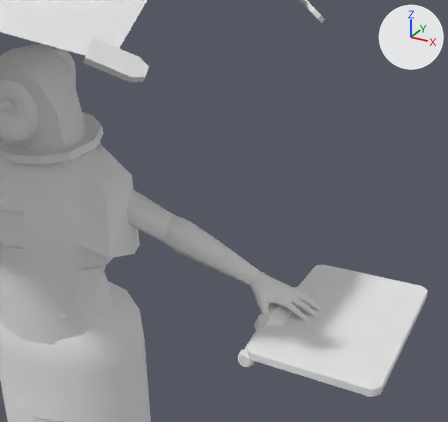
The COLLADA model objects3d/civilian4_western.dae, before and after one commit.
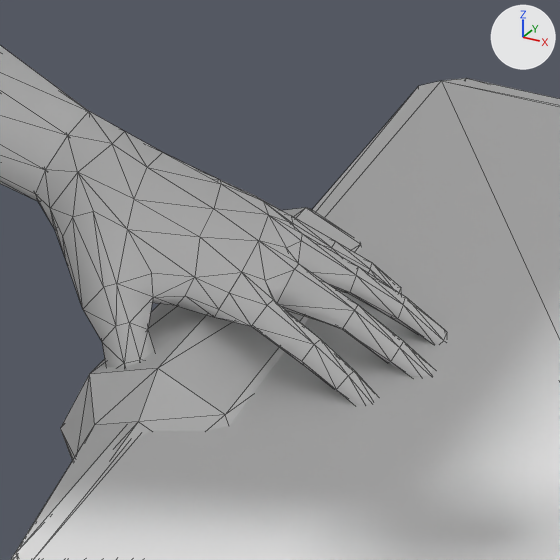
Each version is shown from a camera (50 mm lens) standing at (18.28, -17.87, 30.67) and looking at (8.35, 0.19, 21.64), then close up on the part from 54% to 76% of the width and 59% to 82% of the height. The lights are fixed; the arrows at upper right show +X, +Y and +Z. The older version's two pictures come first. The close-ups show mesh edges as thin lines. Where no turn or scale is listed for an object, it has been applied to the vertices.

The scene before the commit, as lines of its bpy script (objects in view):
```python
me_hand2mesh = bpy.data.meshes.new('Hand2Mesh')
me_hand2mesh.from_pydata(...)  # 179 vertices, 354 faces; spans x -0.23..2.67, y -0.98..0.98, z -1.03..0.27
me_hand2mesh.materials.append(mat_02___default)  # its picture is missing
me_molotowmesh = bpy.data.meshes.new('molotowMesh')
me_molotowmesh.from_pydata(...)  # 57 vertices, 110 faces; spans x -0.65..0.65, y -4.47..0.0, z -0.65..0.65
me_molotowmesh.materials.append(mat_02___default)  # its picture is missing
me_shoppingbagmesh = bpy.data.meshes.new('ShoppingBagMesh')
me_shoppingbagmesh.from_pydata(...)  # 24 vertices, 44 faces; spans x -0.29..4.25, y -3.43..3.43, z -0.09..0.29
me_shoppingbagmesh.materials.append(mat_02___default)  # its picture is missing
ob_hand2 = bpy.data.objects.new('Hand2', me_hand2mesh)
ob_hand2.location = (9.556, 0.089, 19.164)
ob_molotow = bpy.data.objects.new('molotow', me_molotowmesh)
ob_molotow.location = (10.749, 1.654, 17.886)
ob_shoppingbag = bpy.data.objects.new('ShoppingBag', me_shoppingbagmesh)
ob_shoppingbag.location = (10.968, 0.653, 18.084)
# also in view: 'LowArm2' at (7.72, 0.36, 19.86)
```
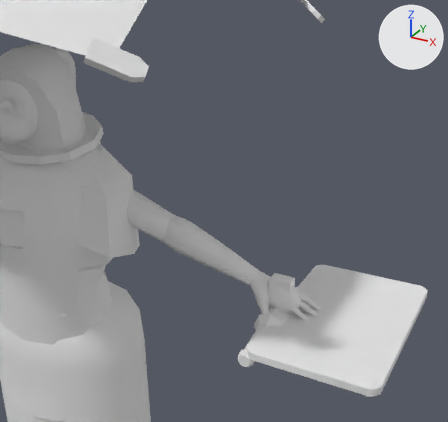
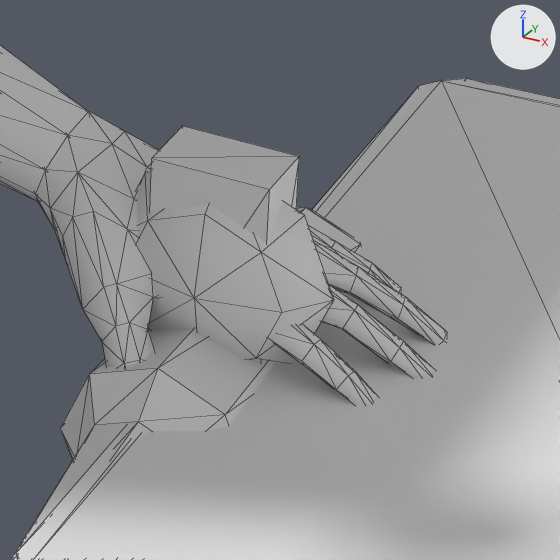
Where the change shows, as pixel boxes [x1, y1, x2, y2] in the close-ups (560 x 560 px):
```json
{"object": "stone1", "change": "added", "after": [136, 172, 334, 363]}
{"object": "stone2", "change": "added", "after": [150, 126, 299, 363]}
```

Scene script edits in JSON lines:
```json
{"op": "add", "block": "mat_01___default", "code": ["mat_01___default = principled_material('_01 - Default')", "mat_01___default.base_color = (0.8, 0.8, 0.8)  # white #e7e7e7", "mat_01___default.roughness = 0.84"]}
{"op": "add", "block": "me_stone2mesh", "code": ["me_stone2mesh = bpy.data.meshes.new('stone2Mesh')", "me_stone2mesh.from_pydata(...)  # a box spanning x 0.82..1.61, y -0.23..0.23, z -1.18..0.41", "me_stone2mesh.materials.append(mat_01___default)  # its picture is missing"]}
{"op": "add", "block": "me_stone1mesh", "code": ["me_stone1mesh = bpy.data.meshes.new('stone1Mesh')", "me_stone1mesh.from_pydata(...)  # a UV sphere (8 segments, 4 rings, poles along y) spanning x 0.46..1.98, y -0.4..0.4, z -1.15..0.38", "me_stone1mesh.materials.append(mat_01___default)  # its picture is missing"]}
{"op": "add", "block": "ob_stone2", "code": ["ob_stone2 = bpy.data.objects.new('stone2', me_stone2mesh)", "ob_stone2.location = (9.556, 0.089, 19.164)"]}
{"op": "add", "block": "ob_stone1", "code": ["ob_stone1 = bpy.data.objects.new('stone1', me_stone1mesh)", "ob_stone1.location = (9.556, 0.089, 19.164)"]}
```
